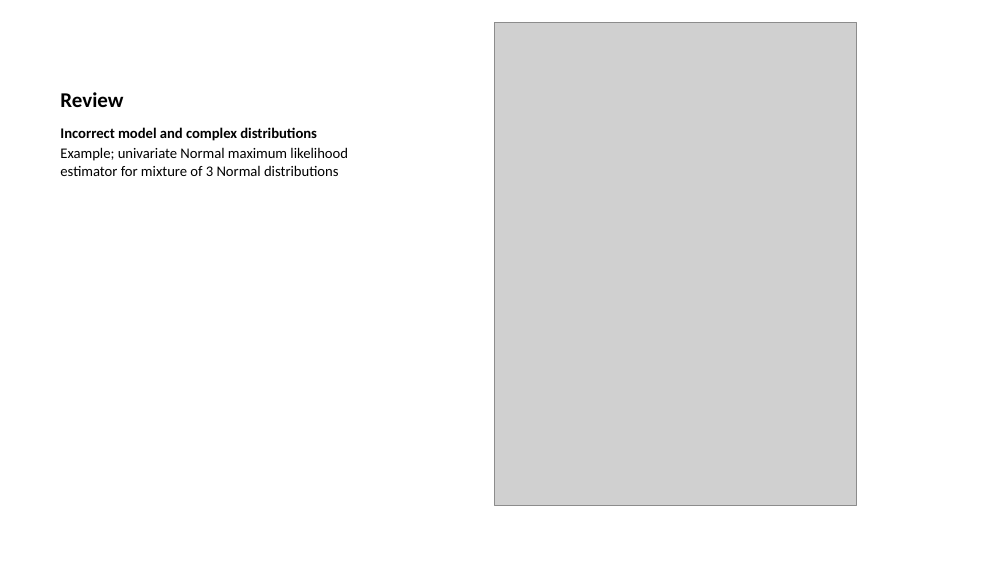
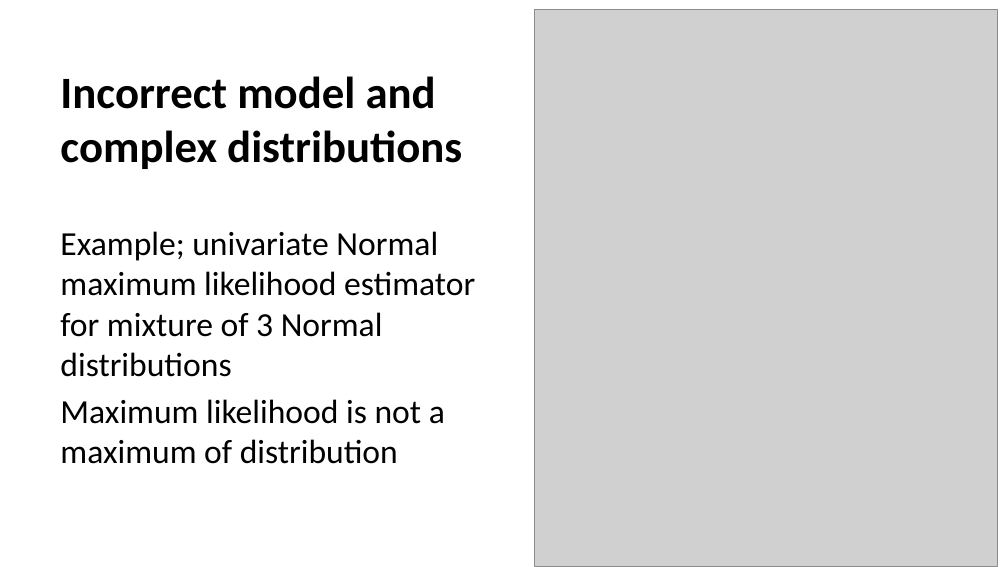
Before and after one commit to StephenElston/CSCI-E-83, a slide deck: slide 42 of LectureSlides/05_ParameterEstimationAndLikelihood.pptx. Drawn at 1008x567 pixels with LibreOffice and Linux fonts; fonts in the diff are those of the drawing; grey boxes stand for pictures. Boxes give left, top, right and bottom in pixels: in the first picture for what was removed or moved away, otherwise in the second. Text is boxed around its words. In the diff, an @@ line names an element or a change of style, - is before the commit and + after.

```diff
--- a/LectureSlides/05_ParameterEstimationAndLikelihood.pptx
+++ b/LectureSlides/05_ParameterEstimationAndLikelihood.pptx
@@ picture: place and size @@
-picture at bbox=[494, 22, 857, 505]
+picture at bbox=[534, 9, 998, 566]
@@ title at bbox=[60, 76, 462, 169]: text changed; size 15 to 32 pt @@
-Review
+Incorrect model and complex distributions
@@ text at bbox=[60, 127, 317, 141]: paragraph removed @@
-Incorrect model and complex distributions
@@ text "Example; univariate Normal maximum likelihood ...": place and size @@
-text "Example; univariate Normal maximum likelihood ..." at bbox=[60, 127, 348, 176]
+text "Example; univariate Normal maximum likelihood ..." at bbox=[60, 231, 475, 464]
@@ text at bbox=[60, 231, 475, 377]: size 10.5 to 24 pt in "Example; univariate Normal maximum likelihood estimator for ..."; more space between paragraphs @@
@@ text at bbox=[60, 399, 445, 464]: paragraph added @@
+Maximum likelihood is not a maximum of distribution
```
Also in this commit, not shown: 13 other slides changed, 3 other files.
